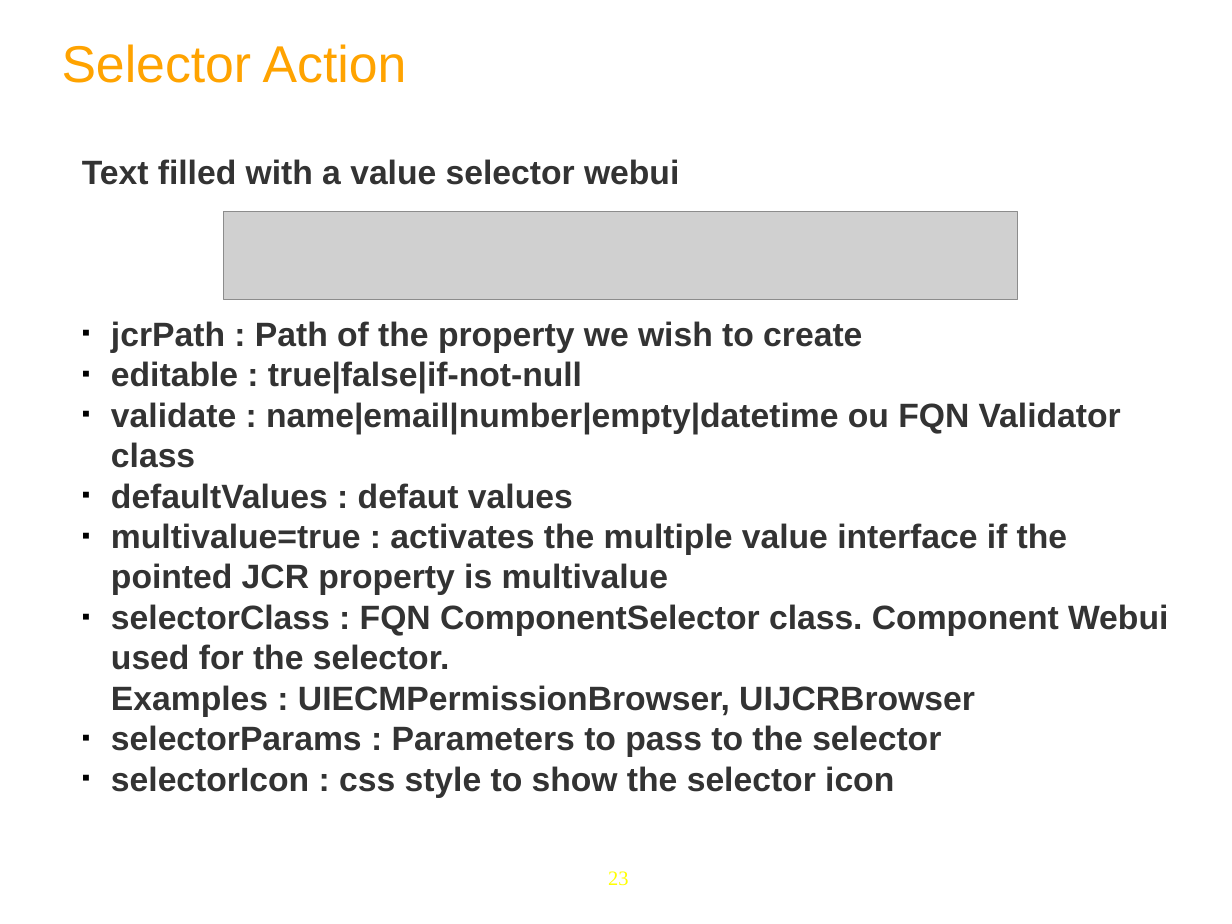
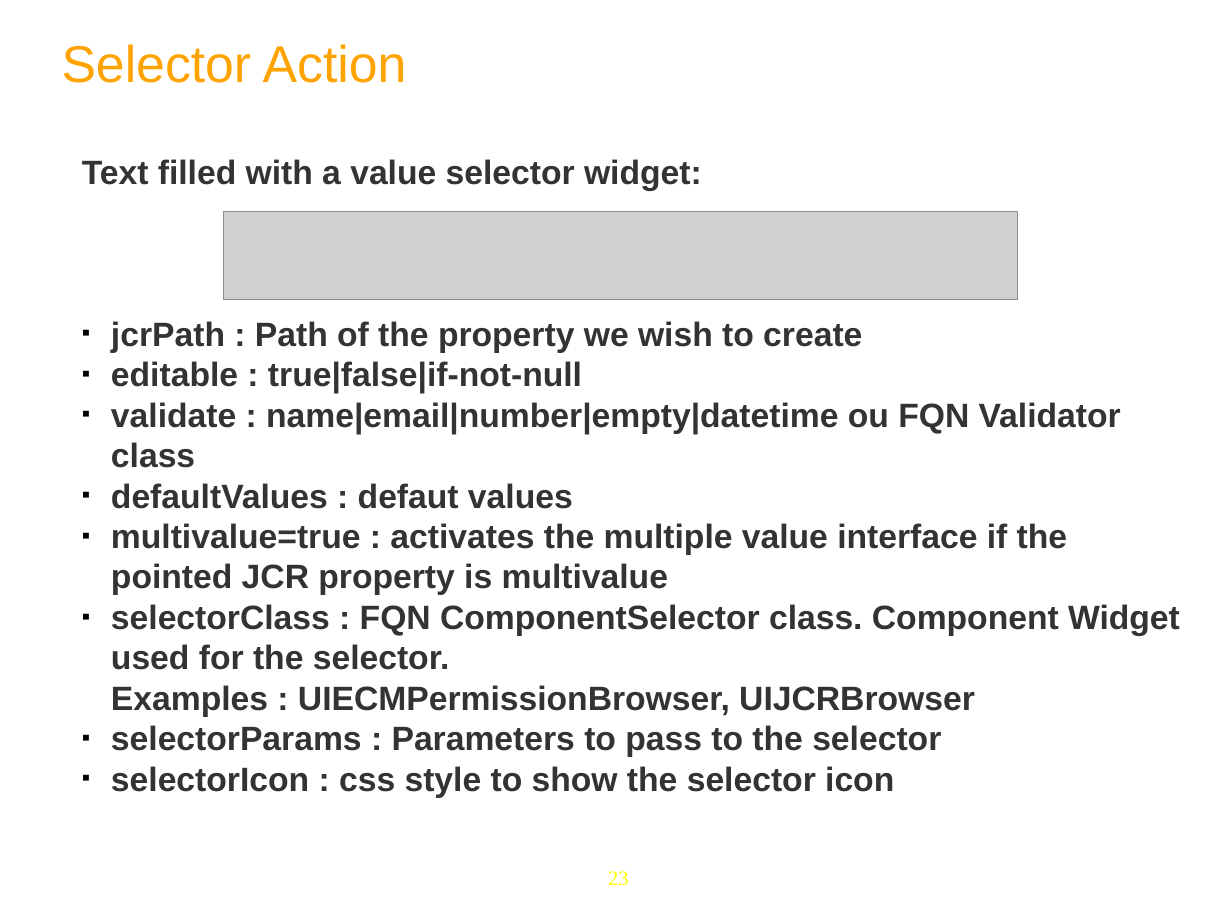
Before and after one commit to anhvurz90/training, a slide deck: slide 23 of exo-developer/460-dms/slides/460-DMS-XDev-en.ppt. Drawn at 1232x924 pixels with LibreOffice and Linux fonts; fonts in the diff are those of the drawing; grey boxes stand for pictures; background and template pictures are left out. Boxes give left, top, right and bottom in pixels: in the first picture for what was removed or moved away, otherwise in the second. Text is boxed around its words. In the diff, an @@ line names an element or a change of style, - is before the commit and + after.

```diff
--- a/exo-developer/460-dms/slides/460-DMS-XDev-en.ppt
+++ b/exo-developer/460-dms/slides/460-DMS-XDev-en.ppt
@@ text at [82,159,702,191]: text changed @@
-Text filled with a value selector webui
+Text filled with a value selector widget:
@@ text at [111,604,1180,717]: text changed @@
-▪ selectorClass : FQN ComponentSelector class. Component Webui used for the selector.
-  Examples : UIECMPermissionBrowser, UIJCRBrowser
+▪ selectorClass : FQN ComponentSelector class. Component Widget used for the selector.
+  Examples : UIECMPermissionBrowser, UIJCRBrowser
```
Also in this commit, not shown: 23 other slides changed, 4 slides added, 1 slide removed, 10 other files.
